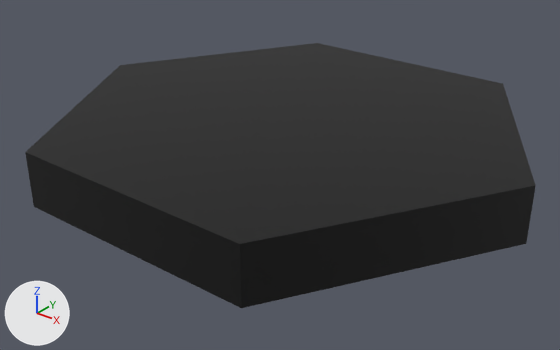
The FBX model Assets/StaticMeshes/Hex.fbx: old version first, new version second.
Both versions are drawn from a 50 mm camera at (1.82, -2.339, 1.384) aimed at (0.009, -0.075, -0.019). Lighting does not change. The marker at lower left points along +X, +Y and +Z.

In view in the first picture: 'Hex'.
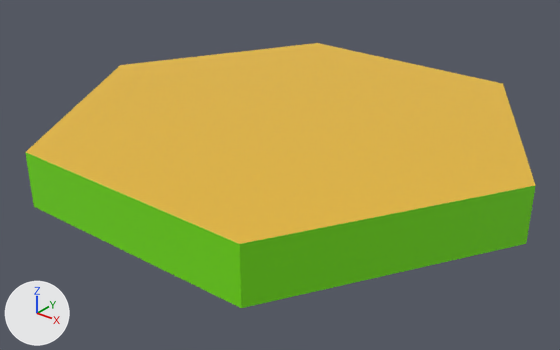
Location of each change, (x1, y1, x2, y2) in pixels of the pictures (560 x 350 px):
part 1 of me_circle_002, recoloured (black to yellow)
    both: (26, 43, 536, 244)
part 2 of me_circle_002, recoloured (black to green)
    both: (25, 152, 535, 308)

The edits, one by one:
Material 'Material.001' (mat_material_001) is new.
Its base color is (0.184, 0.8, 0.00378) (green #77e70c).
Material 'Material' (mat_material) is new.
Its base color is (0.8, 0.491, 0.0437) (yellow #e7ba3b).
me_circle_002 has 20 vertices, 30 faces and spans x -1.04..1.04, y -0.9..0.9, z 0.0..0.23.
me_circle_002 is used by ob_hex; location (0.0, 0.0, 0.0).
me_circle_002 part 1: all 18 faces centred in x -0.69..0.69, y -0.8..0.8, z 0.22 switch from mat_m_black_005 (black #000000) to mat_material (yellow #e7ba3b).
me_circle_002 part 2: all 12 faces centred in x -0.78..0.78, y -0.9..0.9, z 0.0..0.11 switch from mat_m_black_005 (black #000000) to mat_material_001 (green #77e70c).
